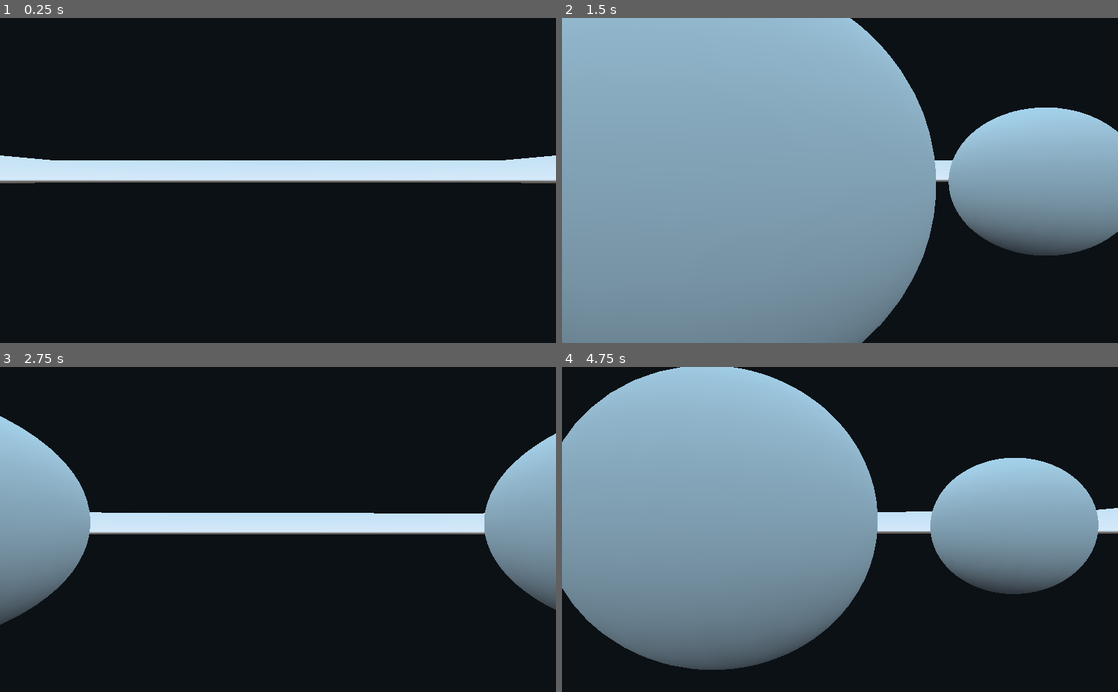
Above: before the commit, frames 1-4 (two rows, left to right).
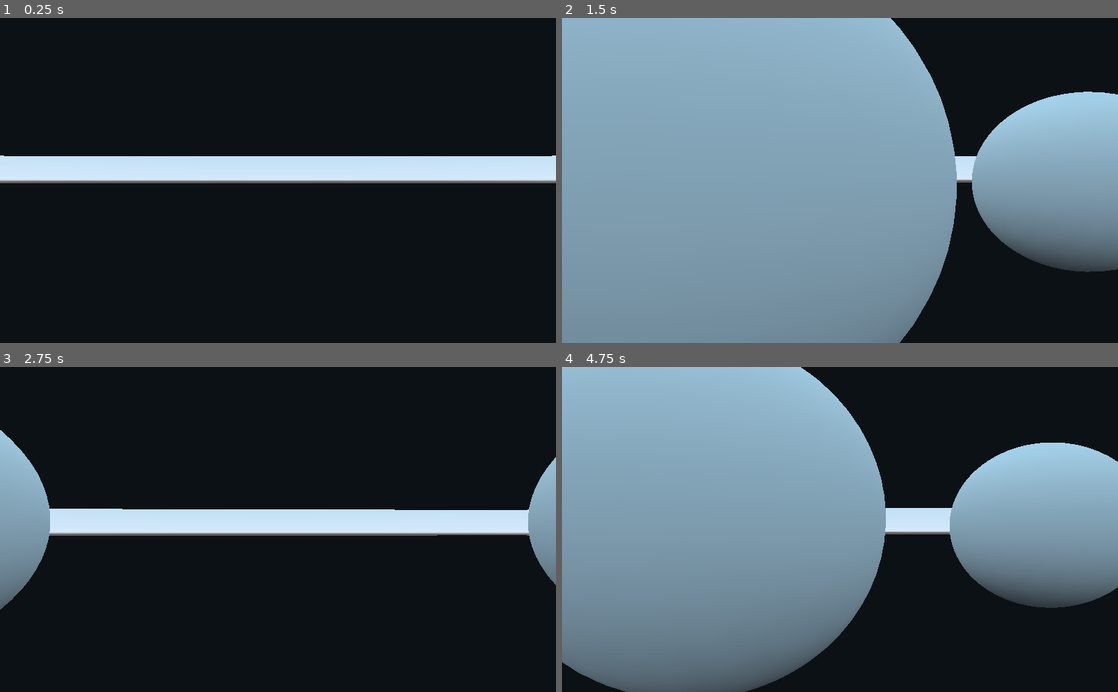
Above: after the commit, the same moments.

Repository: binaryorange/CustomTPCam
Game: Godot game, scene res://test.tscn
The game is run twice, just before and just after one commit, with the same random seed, the same clock (stepped at 60 frames per second) and the same inputs.
Inputs (mouse positions are in pixels of both pictures, inside the frame that each line leads up to):
- Up to frame 1 (0.25 s): no input
- Up to frame 2 (1.5 s): tap Enter at 0.5 s; move the mouse to (867, 180) at 0.52 s; tap V (ChangeDistance) at 0.6, 1.35 s; move the mouse to (812, 180) at 1.27 s
- Up to frame 3 (2.75 s): move the mouse to (289, 523) at 2.02 s; tap V (ChangeDistance) at 2.1 s
- Up to frame 4 (4.75 s): move the mouse to (834, 536) at 2.77 s; tap V (ChangeDistance) at 2.85, 3.6, 4.35 s; move the mouse to (878, 532) at 3.52 s; move the mouse to (795, 526) at 4.27 s

The runs differ from the first frame. In frame 1, 1.3% of the frame differs, in the area x 2-98%, y 42-51%; in frame 2, 7.8%; in frame 3, 8.7%; in frame 4, 15%, in the area x 0-100%, y 0-100%.

Commit message:
Added: Raycast Array
Added a raycast array wherein all raycasts in the array cast to the camera, allowing for more acccuracy over just one raycast. Should help the "shearing" effect, although it still appears - perhaps more raycasts could help this even further.

Diff:
--- a/TPCam.gd
+++ b/TPCam.gd
@@ -12,9 +12,17 @@
 export (int, 1, 3) var ViewDistances = 3
 export (int, 3, 8) var ViewDistanceStep = 5
 export (float, 0.01, 0.09) var CameraLerpSpeed = 0.03
+enum FOLLOW_MODE {INSTANT, SMOOTH}
+export (FOLLOW_MODE) var FollowMode = FOLLOW_MODE.SMOOTH
+export (float, 0.01, 0.1) var FollowDelaySpeed = 0.05
+export (float, 0.1, 0.9) var RaycastMargin = 0.5
+export (float) var MinClampXAngle = -60.0
+export (float) var MaxClampXAngle = 60.0
 
 var follow_target = null
 var view_distances = []
+var probe_array = []
+var raycasts = []
 var default_view_distance
 var current_view_distance
 
@@ -37,19 +45,23 @@
 		view_distances.insert(view_distances.size(), ViewDistanceStep + ViewDistanceStep * i)
 		print("Added view distance " + str(view_distances[i]))
 
-	# Set the default view distance to the first in the array
+	# Set the default view distance
 	default_view_distance = view_distances[2]
 	current_view_distance = 0
 
-	# Set camera's z position
-	# MainCamera.transform.origin.z = current_view_distance
 
 	# Store the offset of the gimbal/player
 	gimbal_offset = global_transform.origin - follow_target.global_transform.origin
 
+	# Store the raycasts in the raycast array
+	for i in range($XGimbal/Raycasts.get_child_count()):
+		raycasts.insert(raycasts.size(), $XGimbal/Raycasts.get_child(i))
+		print(raycasts[i].name)
+
 	# Hide the helper mesh
 	$XGimbal/Target.hide()
 
+	# Set the mouse mode to captured
 	Input.set_mouse_mode(Input.MOUSE_MODE_CAPTURED)
 
 func _input(event):
@@ -70,18 +82,28 @@
 	calculate_new_distance_if_hit()
 	update_gimbal_position()
 	update_camera_distance()
+	rotate_gimbal(delta)
 
+# This function rotates the gimbal
+func rotate_gimbal(delta):
 	if mouse_moved:
 		self.rotate_y(-cam_right * 4 * delta)
 		$XGimbal.rotate_x(cam_up * 4 * delta)
+
+	var x_gimbal_rotation = $XGimbal.rotation_degrees
+	x_gimbal_rotation.x = clamp(x_gimbal_rotation.x, MinClampXAngle, MaxClampXAngle)
+	$XGimbal.rotation_degrees = x_gimbal_rotation
 
 	mouse_moved = false
 
 # This function updates the gimbal's position
 func update_gimbal_position():
-	global_transform.origin = lerp(global_transform.origin,
-		follow_target.global_transform.origin + gimbal_offset,
-		CameraLerpSpeed)
+	if FollowMode == FOLLOW_MODE.SMOOTH:
+		global_transform.origin = lerp(global_transform.origin,
+			follow_target.global_transform.origin + gimbal_offset,
+			CameraLerpSpeed)
+	elif FollowMode == FOLLOW_MODE.INSTANT:
+		global_transform.origin = follow_target.global_transform.origin + gimbal_offset
 
 # This function updates the camera's distance
 func update_camera_distance():
@@ -99,27 +121,47 @@
 		view_distances[current_view_distance],
 		CameraLerpSpeed)
 
-	# Adjust the length of the raycast to accomodate the camera's distance
-	$XGimbal/RayCast.set_cast_to(Vector3(0.0, 0.0, view_distances[current_view_distance]))
+	# Adjust the length of the raycasts to accomodate the camera's distance
+	for i in range(raycasts.size()):
+		raycasts[i].set_cast_to(Vector3(0.0, 0.0, MainCamera.transform.origin.z + RaycastMargin))
 
 # This function calculates if the raycast is hitting anything
 func calculate_new_distance_if_hit():
 
 	# Check if the raycast is hitting anything
-	if $XGimbal/RayCast.is_colliding():
-		# Make sure we aren't in the noclip group
-		if !$XGimbal/RayCast.get_collider().is_in_group("noclip"):
+	for i in range(raycasts.size()):
+		if raycasts[i].is_colliding():
+			# Make sure we aren't in the noclip group
+			if !raycasts[i].get_collider().is_in_group("noclip"):
 
-			# Store the hit position
-			var hit_position = $XGimbal/RayCast.get_collision_point()
+				# Store the hit position
+				var hit_position = raycasts[i].get_collision_point()
 
-			# Measure the distance between the raycast's origin to the hit point
-			var measure = $XGimbal/RayCast.global_transform.origin - hit_position
-			var new_distance = measure.length()
+				# Measure the distance between the raycast's origin to the hit point
+				var measure = raycasts[i].global_transform.origin - hit_position
+				var new_distance = measure.length()
 
-			# Adjust the camera's distance to the new measured distance
-			MainCamera.transform.origin.z = new_distance
+				# Adjust the camera's distance to the new measured distance
+				if !probe_array.empty():
+					MainCamera.transform.origin.z = new_distance - RaycastMargin
 
-			# Cap the camera to a minimum distance, for now
-			if MainCamera.transform.origin.z <= -2:
-				MainCamera.transform.origin.z = -2
+					# Cap the camera to a minimum distance, for now
+					if MainCamera.transform.origin.z <= -3:
+						MainCamera.transform.origin.z = -3
+
+# This lets us know when a body has entered our CollisionProbe
+func _on_CollisionProbe_body_entered(body):
+	if !body.is_in_group("noclip"):
+		if probe_array.find(body) == -1:
+			probe_array.insert(probe_array.size(), body)
+			print(probe_array)
+
+
+# This lets us know when a body has exited our CollisionProbe
+func _on_CollisionProbe_body_exited(body):
+	if probe_array.size() != -1:
+		var body_to_remove = probe_array.find(body)
+
+		if body_to_remove != -1:
+			probe_array.remove(body_to_remove)
+			print(probe_array)
--- a/TPCam.tscn
+++ b/TPCam.tscn
@@ -1,9 +1,11 @@
-[gd_scene load_steps=5 format=2]
+[gd_scene load_steps=6 format=2]
 
 [ext_resource path="res://target_mat.tres" type="Material" id=1]
 [ext_resource path="res://TPCam.gd" type="Script" id=2]
 
 [sub_resource type="CubeMesh" id=1]
+
+[sub_resource type="SphereShape" id=3]
 
 [sub_resource type="SphereMesh" id=2]
 material = ExtResource( 1 )
@@ -12,12 +14,36 @@
 
 [node name="TPCam" type="Spatial"]
 script = ExtResource( 2 )
+RaycastMargin = 0.75
 
 [node name="XGimbal" type="Spatial" parent="."]
+
+[node name="Raycasts" type="Spatial" parent="XGimbal"]
+
+[node name="Top" type="RayCast" parent="XGimbal/Raycasts"]
+transform = Transform( 1, 0, 0, 0, 1, 0, 0, 0, 1, 0, 0.5, 0 )
+enabled = true
+cast_to = Vector3( 0, 0, 5 )
+
+[node name="Bottom" type="RayCast" parent="XGimbal/Raycasts"]
+transform = Transform( 1, 0, 0, 0, 1, 0, 0, 0, 1, 0, -0.5, 0 )
+enabled = true
+cast_to = Vector3( 0, 0, 5 )
+
+[node name="Left" type="RayCast" parent="XGimbal/Raycasts"]
+transform = Transform( 1, 0, 0, 0, 1, 0, 0, 0, 1, -0.5, 0, 0 )
+enabled = true
+cast_to = Vector3( 0, 0, 5 )
+
+[node name="Right" type="RayCast" parent="XGimbal/Raycasts"]
+transform = Transform( 1, 0, 0, 0, 1, 0, 0, 0, 1, 0.5, 0, 0 )
+enabled = true
+cast_to = Vector3( 0, 0, 5 )
 
 [node name="Camera" type="Camera" parent="XGimbal"]
 transform = Transform( 1, 0, 0, 0, 1, 0, 0, 0, 1, 0, 0, 5 )
 doppler_tracking = 2
+fov = 60.0
 near = 0.01
 far = 1500.0
 
@@ -27,7 +53,13 @@
 mesh = SubResource( 1 )
 material/0 = null
 
-[node name="RayCast" type="RayCast" parent="XGimbal"]
+[node name="CollisionProbe" type="Area" parent="XGimbal/Camera"]
+
+[node name="Radius" type="CollisionShape" parent="XGimbal/Camera/CollisionProbe"]
+shape = SubResource( 3 )
+
+[node name="DistanceAdjuster" type="RayCast" parent="XGimbal"]
+visible = false
 enabled = true
 cast_to = Vector3( 0, 0, 5 )
 __meta__ = {
@@ -39,3 +71,5 @@
 [node name="Target" type="MeshInstance" parent="XGimbal"]
 mesh = SubResource( 2 )
 material/0 = null
+[connection signal="body_entered" from="XGimbal/Camera/CollisionProbe" to="." method="_on_CollisionProbe_body_entered"]
+[connection signal="body_exited" from="XGimbal/Camera/CollisionProbe" to="." method="_on_CollisionProbe_body_exited"]
--- a/test.tscn
+++ b/test.tscn
@@ -25,6 +25,7 @@
 
 [node name="TPCam" parent="." instance=ExtResource( 1 )]
 FollowTarget = NodePath("../MeshInstance")
+RaycastMargin = 0.9
 
 [node name="Camera" type="Camera" parent="."]
 transform = Transform( -1.62921e-07, 0.377744, -0.92591, 0, 0.92591, 0.377744, 1, 6.15423e-08, -1.5085e-07, -14.062, 7.535, 2.163 )
